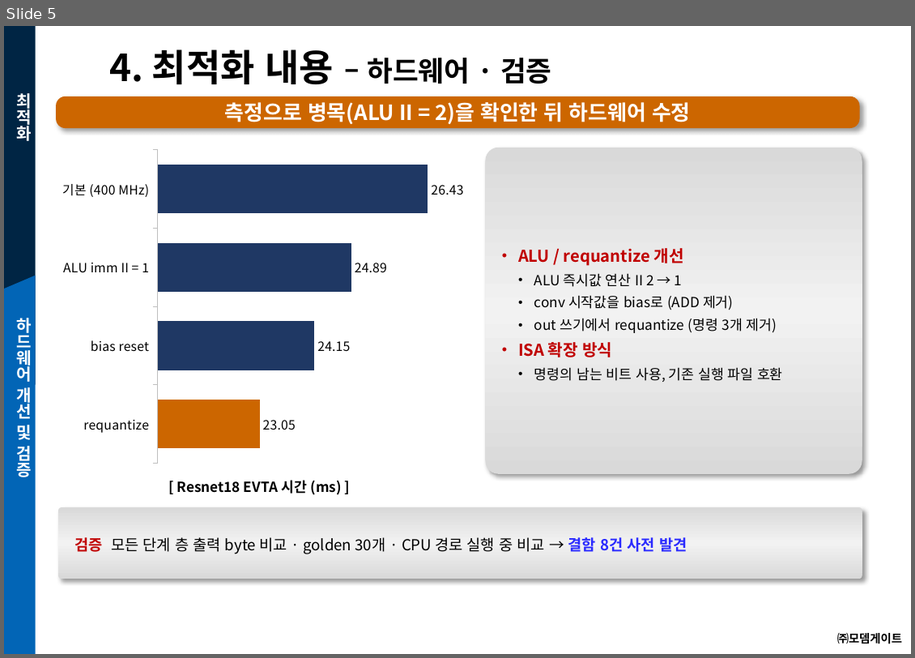
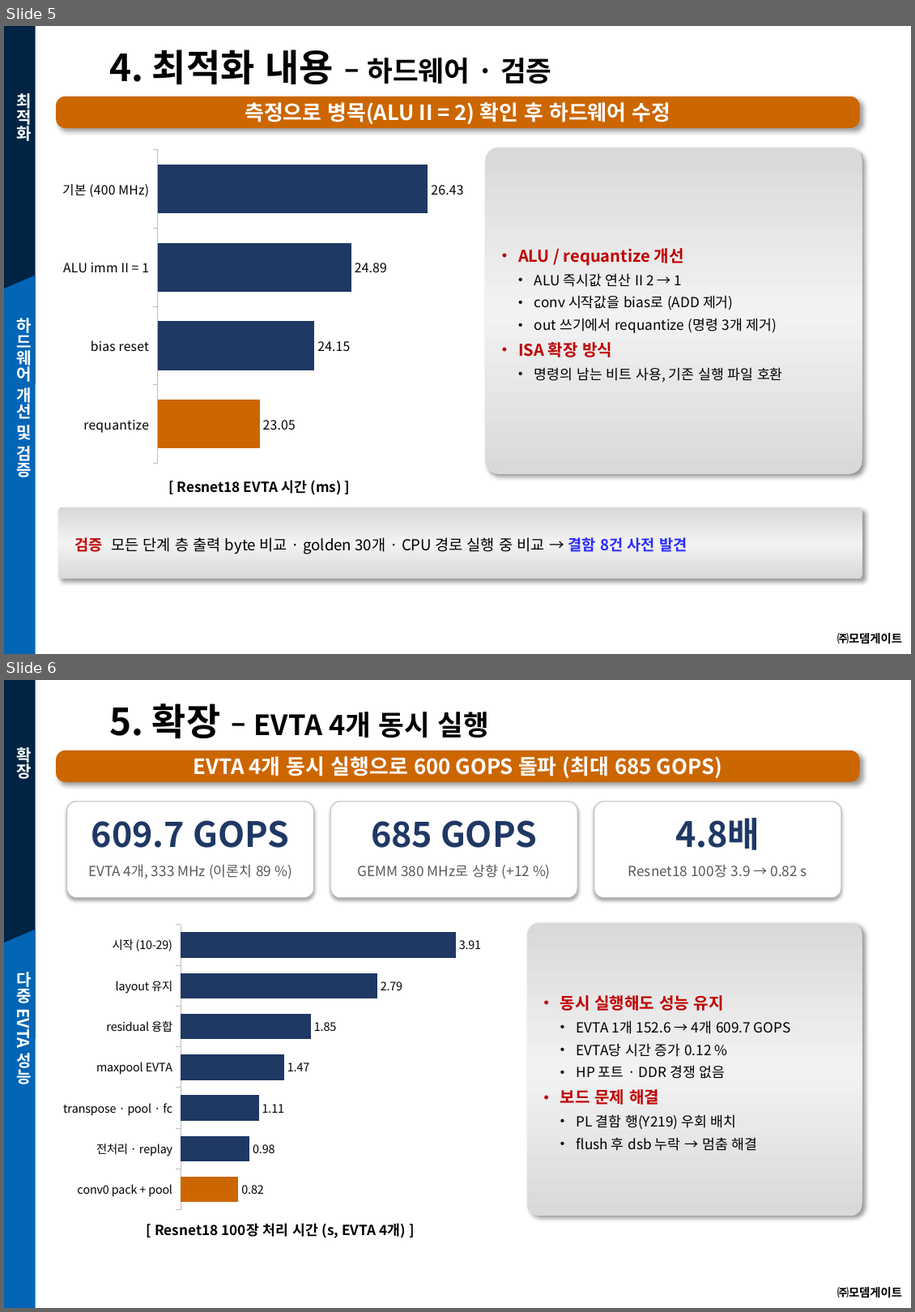
Before and after one commit to joungheo/nestc2_clion, a slide deck: docs/slides/resnet18_optimization_brief.pptx. Shown one above the other, each under a label of ours: slide 5 before the commit, slides 5 and 6 after it. The pictures are 915x658 and 915x1312 pixels, drawn with LibreOffice and Linux fonts; fonts in the diff are those of the drawing; background and template pictures are left out. Boxes give left, top, right and bottom in pixels: in the first picture for what was removed or moved away, otherwise in the second. Text is boxed around its words. In the diff, an @@ line names an element or a change of style, - is before the commit and + after.

```diff
--- a/docs/slides/resnet18_optimization_brief.pptx
+++ b/docs/slides/resnet18_optimization_brief.pptx
@@ slide 6 added at box(4, 680, 911, 1308), background picture (left out); not listed: 5 template elements that a slide beside it also shows @@
@@ page number added at box(35, 684, 101, 739), 32 pt, text #FFFFFF @@
+6
@@ text added at box(109, 703, 489, 738), 24 pt, text #000000, bold @@
+5. 확장 – EVTA 4개 동시 실행
@@ text added at box(17, 747, 32, 779), 14 pt, text #FFFFFF, bold @@
+확장
@@ rounded rectangle added at box(56, 750, 860, 782), fill #CC6600, 18 pt, text #FFFFFF, bold @@
+EVTA 4개 동시 실행으로 600 GOPS 돌파 (최대 685 GOPS)
@@ rounded rectangle added at box(67, 802, 314, 898), fill #FFFFFF, outline #BFBFBF 0.75 pt @@
@@ text added at box(91, 820, 289, 848), 30 pt, text #1F3864, bold @@
+609.7 GOPS
@@ rounded rectangle added at box(330, 802, 577, 898), fill #FFFFFF, outline #BFBFBF 0.75 pt @@
@@ text added at box(371, 820, 537, 848), 30 pt, text #1F3864, bold @@
+685 GOPS
@@ rounded rectangle added at box(594, 802, 842, 898), fill #FFFFFF, outline #BFBFBF 0.75 pt @@
@@ text added at box(675, 818, 760, 850), 30 pt, text #1F3864, bold @@
+4.8배
@@ text added at box(88, 865, 271, 878), 12 pt, text #595959 @@
+EVTA 4개, 333 MHz (이론치 89 %)
@@ text added at box(357, 864, 530, 878), 12 pt, text #595959 @@
+GEMM 380 MHz로 상향 (+12 %)
@@ text added at box(629, 865, 808, 878), 12 pt, text #595959 @@
+Resnet18 100장 3.9 → 0.82 s
@@ bar chart added at box(54, 919, 506, 1216) @@
+categories: 시작 (10-29), layout 유지, residual 융합, maxpool EVTA, transpose · pool · fc, 전처리 · replay, conv0 pack + pool
+Series 1: 3.91, 2.79, 1.85, 1.47, 1.11, 0.98, 0.82
@@ rounded rectangle added at box(527, 923, 863, 1216), fill gradient #D9D9D9 to #F2F2F2 @@
@@ text added at box(12, 972, 36, 1084), 14 pt, text #FFFFFF, bold @@
+다중 EVTA 성능
@@ text added at box(560, 995, 791, 1151), 12 pt, text #000000 @@
+• 동시 실행해도 성능 유지
+• EVTA 1개 152.6 → 4개 609.7 GOPS
+• EVTA당 시간 증가 0.12 %
+• HP 포트 · DDR 경쟁 없음
+• 보드 문제 해결
+• PL 결함 행(Y219) 우회 배치
+• flush 후 dsb 누락 → 멈춤 해결
@@ text added at box(155, 1223, 407, 1238), 12 pt, text #000000, bold @@
+[ Resnet18 100장 처리 시간 (s, EVTA 4개) ]
@@ slide 5 changed as well @@
@@ text in rounded rectangle at box(245, 102, 671, 124): text changed @@
-측정으로 병목(ALU II = 2)을 확인한 뒤 하드웨어 수정
+측정으로 병목(ALU II = 2) 확인 후 하드웨어 수정
```
Also in this commit, not shown: 5 other slides changed, 1 other slide added, 1 other file.
